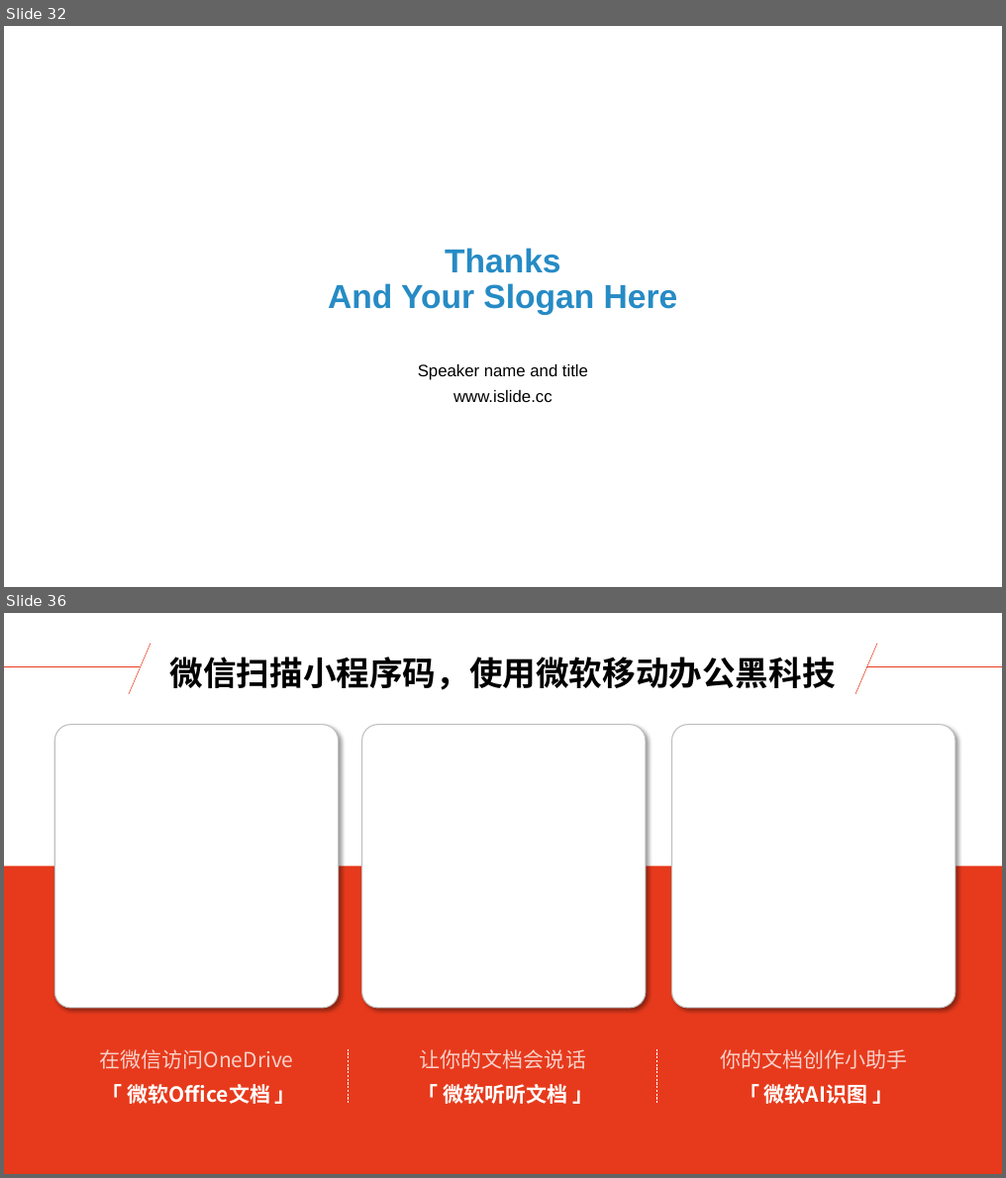
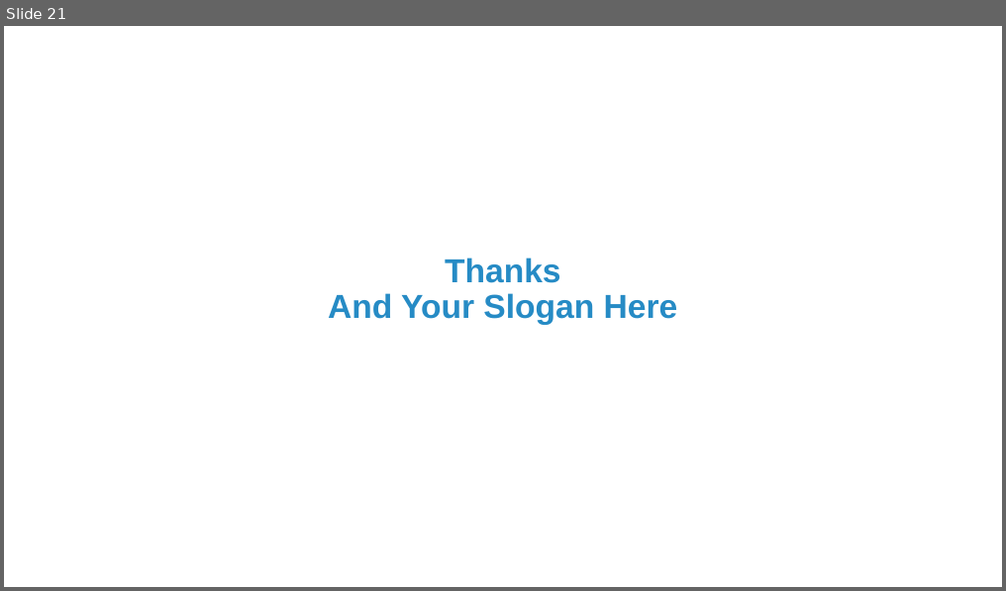
Before and after one commit to tenda-cn/Database_group, a slide deck: ppt模版选择1/3.pptx. Shown one above the other, each under a label of ours: slides 32 and 36 before the commit, slide 21 after it; the slides between them are not shown. The pictures are 1006x1178 and 1006x591 pixels, drawn with LibreOffice and Linux fonts; fonts in the diff are those of the drawing; background and template pictures are left out. Boxes give left, top, right and bottom in pixels: in the first picture for what was removed or moved away, otherwise in the second. Text is boxed around its words. In the diff, an @@ line names an element or a change of style, - is before the commit and + after.

```diff
--- a/ppt模版选择1/3.pptx
+++ b/ppt模版选择1/3.pptx
@@ slide 36 removed at box(4, 613, 1002, 1174), background #FFFFFF @@
@@ line removed from (4, 666) to (1002, 666) @@
@@ line removed from (151, 643) to (129, 694) @@
@@ text removed at box(170, 657, 836, 690) @@
-微信扫描小程序码，使用微软移动办公黑科技
@@ line removed from (877, 643) to (856, 694) @@
@@ rounded rectangle removed at box(54, 725, 339, 1008) @@
@@ rounded rectangle removed at box(361, 725, 646, 1008) @@
@@ rounded rectangle removed at box(672, 725, 955, 1008) @@
@@ rectangle removed at box(4, 866, 1002, 1174) @@
@@ text removed at box(99, 1050, 296, 1104) @@
-在微信访问OneDrive
-「 微软Office文档 」
@@ line removed from (348, 1050) to (348, 1103) @@
@@ text removed at box(417, 1050, 593, 1104) @@
-让你的文档会说话
-「 微软听听文档 」
@@ line removed from (656, 1050) to (656, 1103) @@
@@ text removed at box(720, 1050, 907, 1104) @@
-你的文档创作小助手
-「 微软AI识图 」
@@ what was slide 32 is now slide 21 @@
@@ slide 21 changed as well @@
@@ title "Thanks And Your Slogan Here": place and size @@
-title "Thanks And Your Slogan Here" at box(328, 248, 678, 315)
+title "Thanks And Your Slogan Here" at box(328, 258, 678, 325)
@@ text removed at box(418, 365, 588, 380) @@
-Speaker name and title
@@ text removed at box(453, 390, 552, 402) @@
-www.islide.cc
```
Also in this commit, not shown: 20 slides added, 36 other slides removed, 1 other file.
